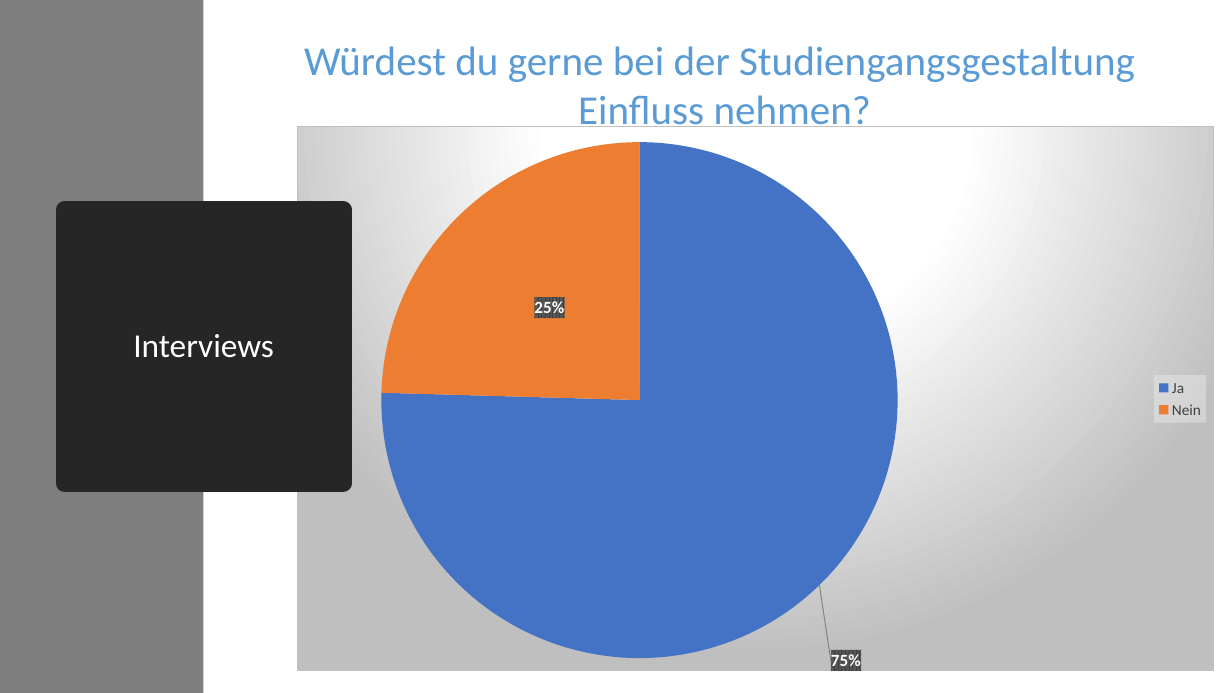
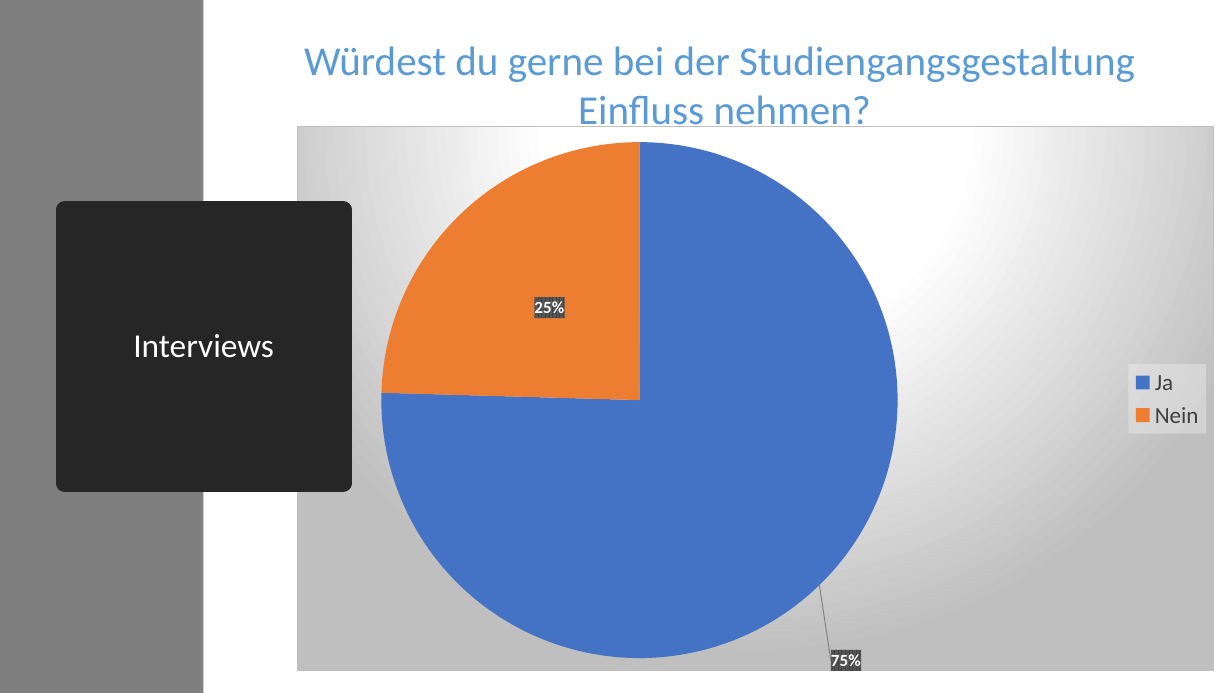
Before and after one commit to KanBen86/personalisierte-Studiengangsgestaltung, a slide deck: slide 13 of Präsentationen/Präsentation 1.pptx (slide 14 before the commit). Drawn at 1232x693 pixels with LibreOffice and Linux fonts; fonts in the diff are those of the drawing. Boxes give left, top, right and bottom in pixels: in the first picture for what was removed or moved away, otherwise in the second. Text is boxed around its words. In the diff, an @@ line names an element or a change of style, - is before the commit and + after.

```diff
--- a/Präsentationen/Präsentation 1.pptx
+++ b/Präsentationen/Präsentation 1.pptx
@@ pie chart at bbox=[298, 127, 1214, 672] @@
@@ legend changed @@
```
Also in this commit, not shown: 8 other slides changed, 2 slides added, 3 slides removed.
